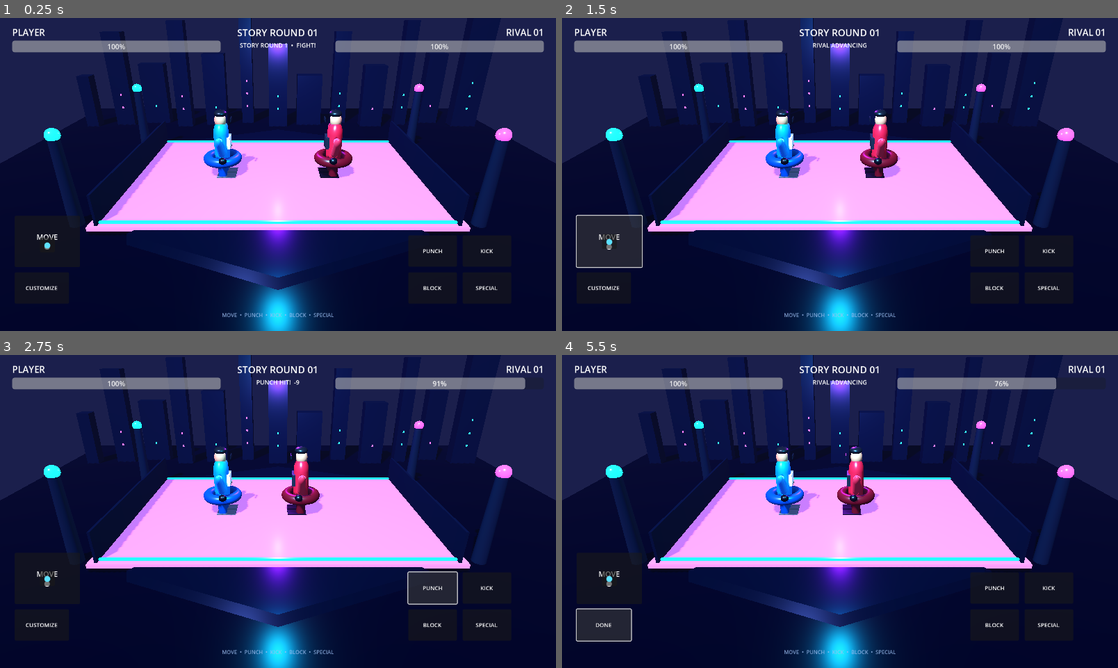
Above: before the commit, frames 1-4 (two rows, left to right).
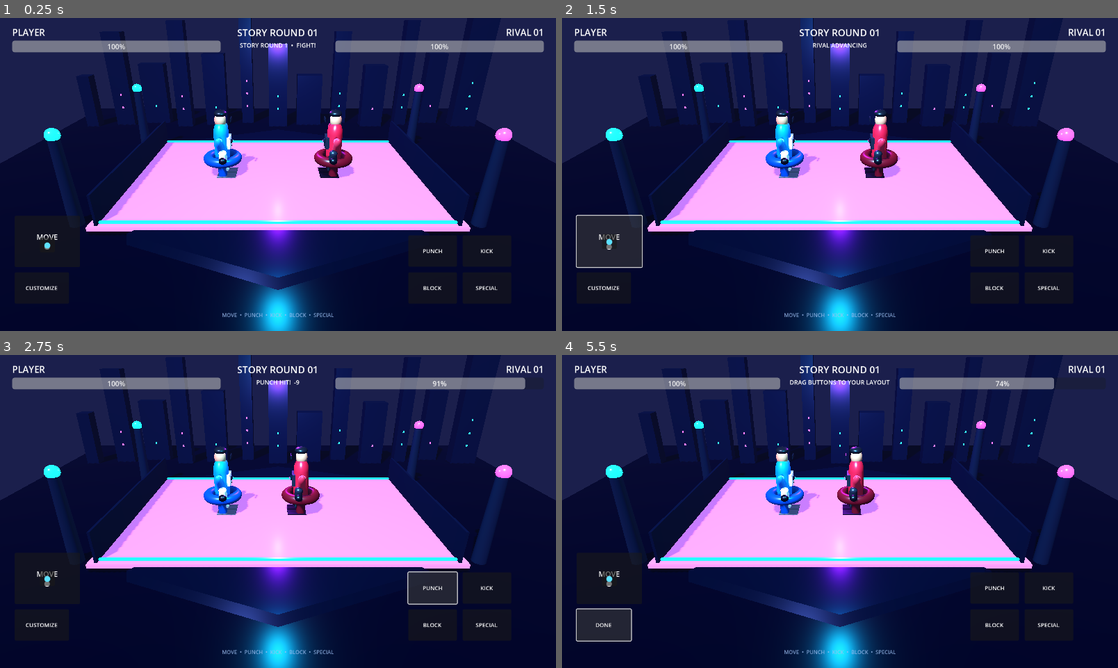
Above: after the commit, the same moments.

Repository: mannasubhadeep81-glitch/studious-octo-fishstick
Game: Godot game, scene res://main.tscn
The game is run twice, just before and just after one commit, with the same random seed, the same clock (stepped at 60 frames per second) and the same inputs.
Inputs:
- Up to frame 1 (0.25 s): no input
- Up to frame 2 (1.5 s): click "SPECIAL" at 0.5 s; click "MOVE ●" at 1.25 s
- Up to frame 3 (2.75 s): click "PUNCH" at 2 s
- Up to frame 4 (5.5 s): click "KICK" at 2.75 s; click "BLOCK" at 3.5 s; click "BLOCK ON" at 4.25 s; click "CUSTOMIZE" at 5 s

The runs differ from the first frame. In frame 1, 0.1% of the frame differs, in the area x 39-61%, y 38-49%; in frame 2, less than 0.1%; in frame 3, less than 0.1%; in frame 4, 0.4%, in the area x 19-89%, y 7-49%.
Error before the commit: Invalid access to property or key 'global_position' on a base object of type 'InputEventScreenTouch'. (res://main.gd:368)
Error after the commit: Invalid access to property or key 'global_position' on a base object of type 'InputEventScreenTouch'. (res://main.gd:378)

Commit message:
Add fighter armor details, combo feedback and impact camera shake

Diff:
--- a/FighterArena/main.gd
+++ b/FighterArena/main.gd
@@ -22,6 +22,10 @@
 var drag_start := Vector2.ZERO
 var drag_origin := Vector2.ZERO
 var control_buttons: Dictionary = {}
+var arena_camera: Camera3D
+var camera_shake_time := 0.0
+var combo_count := 0
+var combo_timer := 0.0
 
 var hud: CanvasLayer
 var root_ui: Control
@@ -188,12 +192,12 @@
             cap.material_override = _glow_mat(Color("#13dfff") if x < 0 else Color("#b72fff"))
             add_child(cap)
 
-    var camera := Camera3D.new()
-    camera.position = Vector3(0, 5.9, 12.4)
-    camera.rotation_degrees = Vector3(-25, 0, 0)
-    camera.fov = 48
-    add_child(camera)
-    camera.make_current()
+    arena_camera = Camera3D.new()
+    arena_camera.position = Vector3(0, 5.9, 12.4)
+    arena_camera.rotation_degrees = Vector3(-25, 0, 0)
+    arena_camera.fov = 48
+    add_child(arena_camera)
+    arena_camera.make_current()
 
 func _glow_mat(color: Color) -> StandardMaterial3D:
     var material := StandardMaterial3D.new()
@@ -260,6 +264,12 @@
     for side in [-1.0, 1.0]:
         var shoulder := SphereMesh.new()
         _piece(root, "Shoulder" + str(side), shoulder, Vector3(0.63 * side, 1.68, 0), primary.lightened(0.18), Vector3(0.28, 0.25, 0.28))
+        var forearm := _piece(root, "ForearmArmor" + str(side), CapsuleMesh.new(), Vector3(0.68 * side, 1.15, -0.12), secondary, Vector3(0.29, 0.25, 0.29))
+        forearm.rotation.z = -0.25 * side
+    _piece(root, "ChestCore", SphereMesh.new(), Vector3(0, 1.50, -0.37), Color("#10202d"), Vector3(0.18, 0.18, 0.07))
+    _piece(root, "ChestGlow", SphereMesh.new(), Vector3(0, 1.50, -0.425), Color("#5de1ff") if label == "PLAYER" else Color("#ff3f72"), Vector3(0.09, 0.09, 0.035))
+    _piece(root, "LeftKnee", SphereMesh.new(), Vector3(-0.25, 0.48, -0.19), secondary, Vector3(0.23, 0.19, 0.12))
+    _piece(root, "RightKnee", SphereMesh.new(), Vector3(0.25, 0.48, -0.19), secondary, Vector3(0.23, 0.19, 0.12))
     return root
 
 func _build_hud() -> void:
@@ -479,10 +489,19 @@
         return
     _attack_animation(limb, move_name)
     if absf(enemy.position.x - player.position.x) <= 3.15:
+        if combo_timer > 0.0:
+            combo_count += 1
+        else:
+            combo_count = 1
+        combo_timer = 1.35
+        var combo_bonus := minf(float(maxi(0, combo_count - 1)) * 0.08, 0.4)
+        damage *= 1.0 + combo_bonus
+        camera_shake_time = 0.18 if move_name != "SPECIAL" else 0.32
+        _burst_effect(enemy.position + Vector3(0, 1.25, -0.4))
         enemy_hp = maxf(0.0, enemy_hp - damage)
         enemy_bar.value = enemy_hp
         _flash(enemy)
-        _set_status(move_name + " HIT!  -" + str(int(damage)))
+        _set_status(move_name + " HIT!  -" + str(int(damage)) + ("  •  " + str(combo_count) + " HIT COMBO" if combo_count > 1 else ""))
         if enemy_hp <= 0:
             _finish(true)
     else:
@@ -503,7 +522,7 @@
     fx.mesh = mesh
     fx.position = pos
     fx.scale = Vector3(0.18, 0.18, 0.18)
-    fx.material_override = _mat(Color("#5de1ff"), 0.1, 0.15)
+    fx.material_override = _glow_mat(Color("#5de1ff"))
     add_child(fx)
     var tw := create_tween()
     tw.tween_property(fx, "scale", Vector3(1.7, 1.7, 1.7), 0.18)
@@ -516,6 +535,19 @@
     tw.tween_property(target, "scale", Vector3.ONE, 0.14)
 
 func _process(delta: float) -> void:
+    if combo_timer > 0.0:
+        combo_timer = maxf(0.0, combo_timer - delta)
+        if combo_timer <= 0.0:
+            combo_count = 0
+    if camera_shake_time > 0.0 and is_instance_valid(arena_camera):
+        camera_shake_time = maxf(0.0, camera_shake_time - delta)
+        var shake_strength := 0.075 if camera_shake_time > 0.1 else 0.035
+        arena_camera.position.x = randf_range(-shake_strength, shake_strength)
+        arena_camera.position.y = 5.9 + randf_range(-shake_strength, shake_strength)
+    elif is_instance_valid(arena_camera):
+        arena_camera.position.x = move_toward(arena_camera.position.x, 0.0, delta * 0.8)
+        arena_camera.position.y = move_toward(arena_camera.position.y, 5.9, delta * 0.8)
+
     if special_cooldown > 0.0:
         special_cooldown = maxf(0.0, special_cooldown - delta)
         if special_cooldown <= 0.0 and not round_over:
